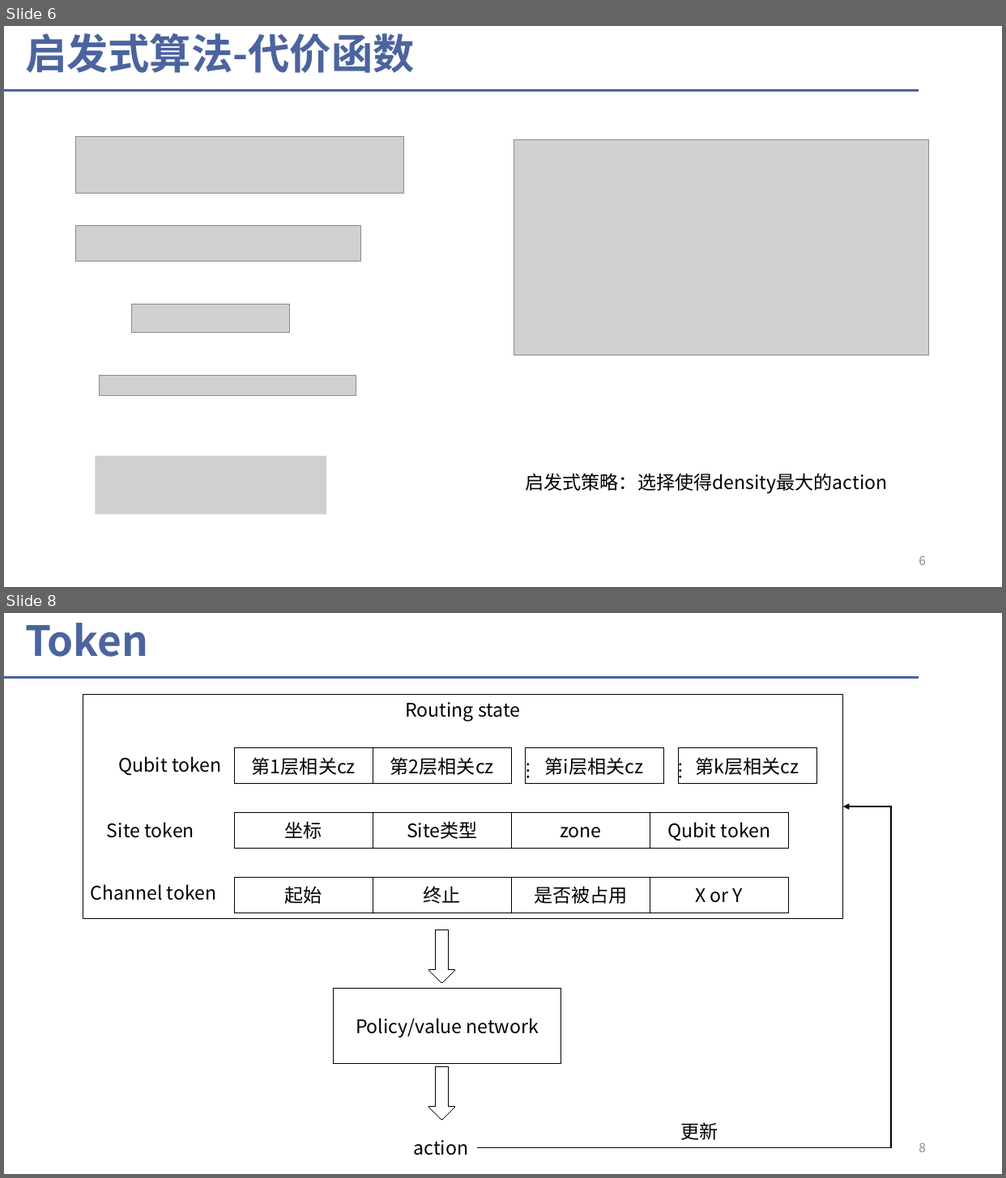
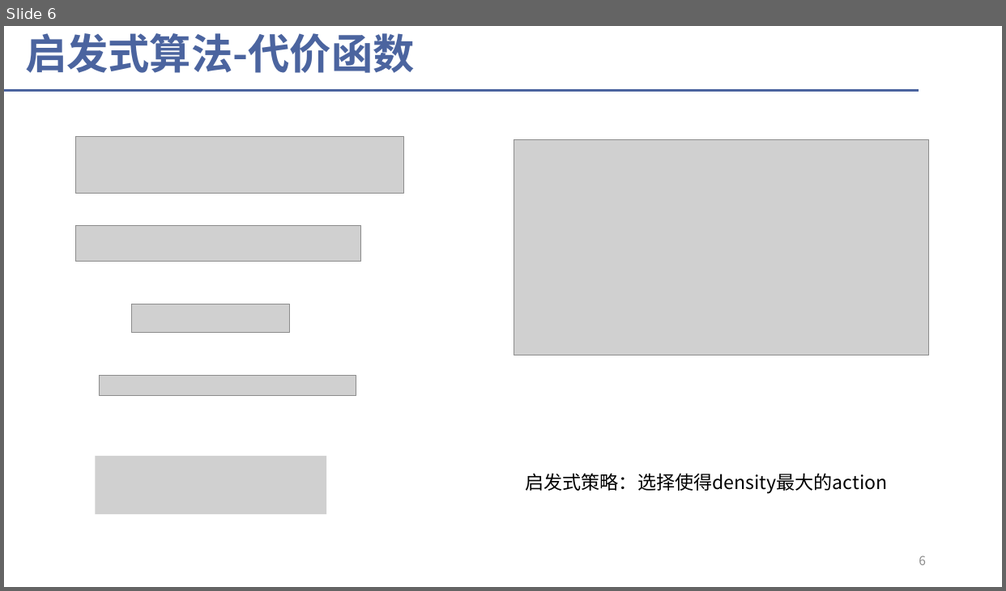
Before and after one commit to liyongshang/work-files, a slide deck: 2026年中.pptx. Shown one above the other, each under a label of ours: slides 6 and 8 before the commit, slide 6 after it; the slides between them are not shown. The pictures are 1006x1178 and 1006x591 pixels, drawn with LibreOffice and Linux fonts; fonts in the diff are those of the drawing; grey boxes stand for pictures. Boxes give left, top, right and bottom in pixels: in the first picture for what was removed or moved away, otherwise in the second. Text is boxed around its words. In the diff, an @@ line names an element or a change of style, - is before the commit and + after.

```diff
--- a/2026年中.pptx
+++ b/2026年中.pptx
@@ slide 8 removed at bbox=[4, 613, 1002, 1174], background #FFFFFF; not listed: 1 template element that a slide beside it also shows @@
@@ title removed at bbox=[25, 623, 148, 657] @@
-Token
@@ rectangle removed at bbox=[83, 695, 843, 919] @@
-Routing state
@@ text removed at bbox=[118, 756, 222, 776] @@
-Qubit token
@@ rectangle removed at bbox=[235, 748, 373, 784] @@
-第1层相关cz
@@ rectangle removed at bbox=[373, 748, 512, 784] @@
-第2层相关cz
@@ text removed at bbox=[506, 755, 543, 777] @@
-…
@@ rectangle removed at bbox=[525, 748, 663, 784] @@
-第i层相关cz
@@ text removed at bbox=[658, 755, 696, 777] @@
-…
@@ rectangle removed at bbox=[679, 748, 817, 784] @@
-第k层相关cz
@@ elbow arrow removed from (477, 1148) to (843, 807) @@
@@ text removed at bbox=[107, 822, 194, 838] @@
-Site token
@@ rectangle removed at bbox=[235, 813, 373, 848] @@
-坐标
@@ rectangle removed at bbox=[373, 813, 512, 848] @@
-Site类型
@@ rectangle removed at bbox=[512, 813, 650, 848] @@
-zone
@@ rectangle removed at bbox=[650, 813, 789, 848] @@
-Qubit token
@@ rectangle removed at bbox=[235, 878, 373, 914] @@
-起始
@@ rectangle removed at bbox=[373, 878, 512, 914] @@
-终止
@@ rectangle removed at bbox=[512, 878, 650, 914] @@
-是否被占用
@@ rectangle removed at bbox=[650, 878, 789, 914] @@
-X or Y
@@ text removed at bbox=[90, 884, 217, 901] @@
-Channel token
@@ down arrow removed at bbox=[428, 931, 454, 983] @@
@@ rectangle removed at bbox=[334, 989, 562, 1063] @@
-Policy/value network
@@ down arrow removed at bbox=[429, 1067, 455, 1121] @@
@@ text removed at bbox=[680, 1122, 718, 1140] @@
-更新
@@ text removed at bbox=[414, 1140, 469, 1156] @@
-action
@@ page number removed at bbox=[918, 1143, 926, 1152] @@
-8
```
Also in this commit, not shown: 20 slides added, 3 other slides removed.
